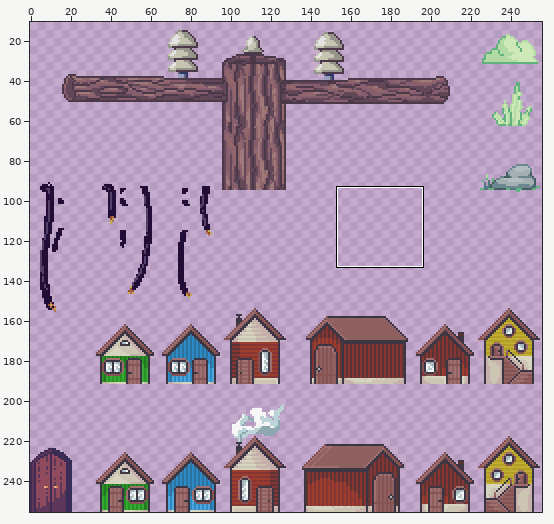
Sprite sheet: Sprites/props/world2_props.png. The picture above shows the old version from afar; the outline marks the close-up.
Close-up. Before the commit:
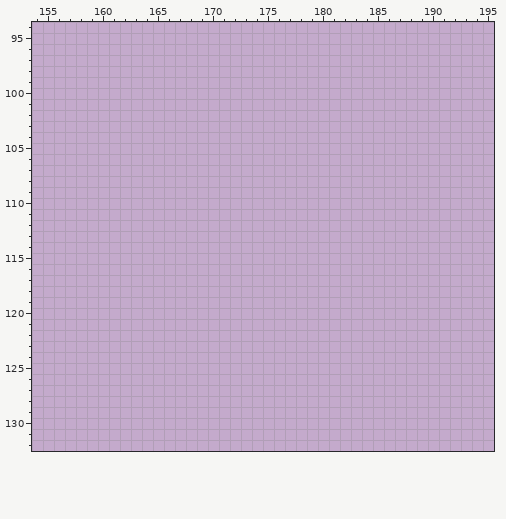
The file is 256x256 pixels. Pixels under 10% opacity are left out. Colours within 5 levels of each other are drawn and written as one. Shown: x 154..195, y 94..132. The wide view leaves out empty margins.
After:
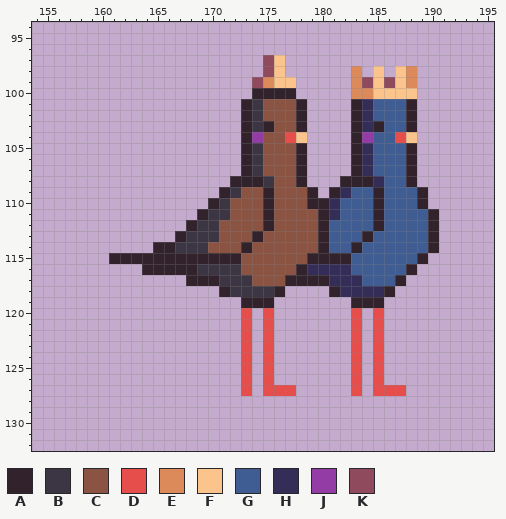
Palette (. is transparent): A #31222c  B #3c3544  C #8b5442  D #e64e4b  E #dd8a5b  F #fcc48d  G #3f5d92  H #332d58  J #943ca6  K #904a5d
From old to new:
y 97: x 175..176 .. -> KF
y 98: x 175..176 .. -> KF; x 183 . -> E; x 185 . -> F; x 187..188 .. -> FE
y 99: x 174..177 .... -> KEFF; x 183..188 ...... -> EKFKFE
y 100: x 174..177 .... -> AAAA; x 183..188 ...... -> EEFFFF
y 101..102: x 173..178 ...... -> ABCCCA; x 183..188 ...... -> AHGGGA
y 103: x 173..178 ...... -> ABACCA; x 183..188 ...... -> AHAGGA
y 104: x 173..178 ...... -> AJCCDF; x 183..188 ...... -> AJGGDF
y 105..107: x 173..178 ...... -> ABCCCA; x 183..188 ...... -> AHGGGA
y 108: x 172..178 ....... -> AAABCCA; x 182..188 ....... -> AAAHGGA
y 109: x 171..179 ......... -> ABCCACCCA; x 181..189 ......... -> AHGGAGGGA
y 110: x 170..189 .................... -> ABCCCACCCAAHGGGAGGGA
y 111: x 169..190 ...................... -> ABBCCCACCCCAHGGGAGGGGA
y 112: x 168..190 ....................... -> ABBCCCCACCCCAGGGGAGGGGA
y 113: x 167..190 ........................ -> ABBBCCCACCCCCAGGGAGGGGGA
y 114: x 165..190 .......................... -> AABBBCCCACCCCCCAGGAGGGGGGA
y 115: x 161..189 ............................. -> AAAAAAAAAAAACCCCCCAAAAGGGGGGA
y 116: x 164..188 ......................... -> AAAAABBBBCCCCCAHHHHGGGGGA
y 117: x 168..187 .................... -> AAABBBCCCAAAAHHHGGGA
y 118: x 171..176 ...... -> ABBBBA; x 181..186 ...... -> AHHHHA
y 119: x 173..175 ... -> AAA; x 183..185 ... -> AAA
y 120..126: x 173 . -> D; x 175 . -> D; x 183 . -> D; x 185 . -> D
y 127: x 173 . -> D; x 175..177 ... -> DDD; x 183 . -> D; x 185..187 ... -> DDD
Changed places in both close-ups, as pixel boxes (x1, y1, x2, y2):
added: (109, 55, 439, 396)
